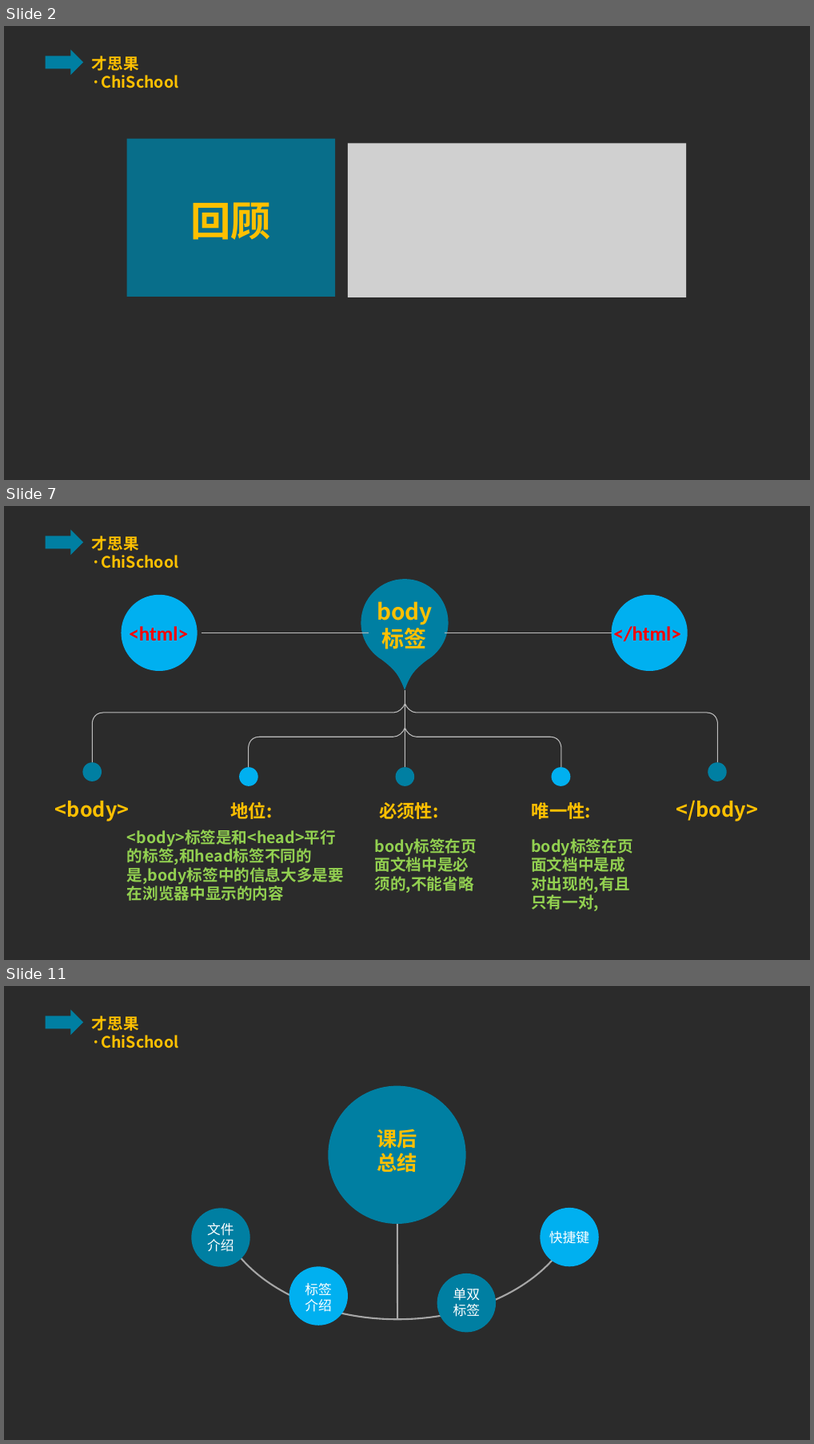
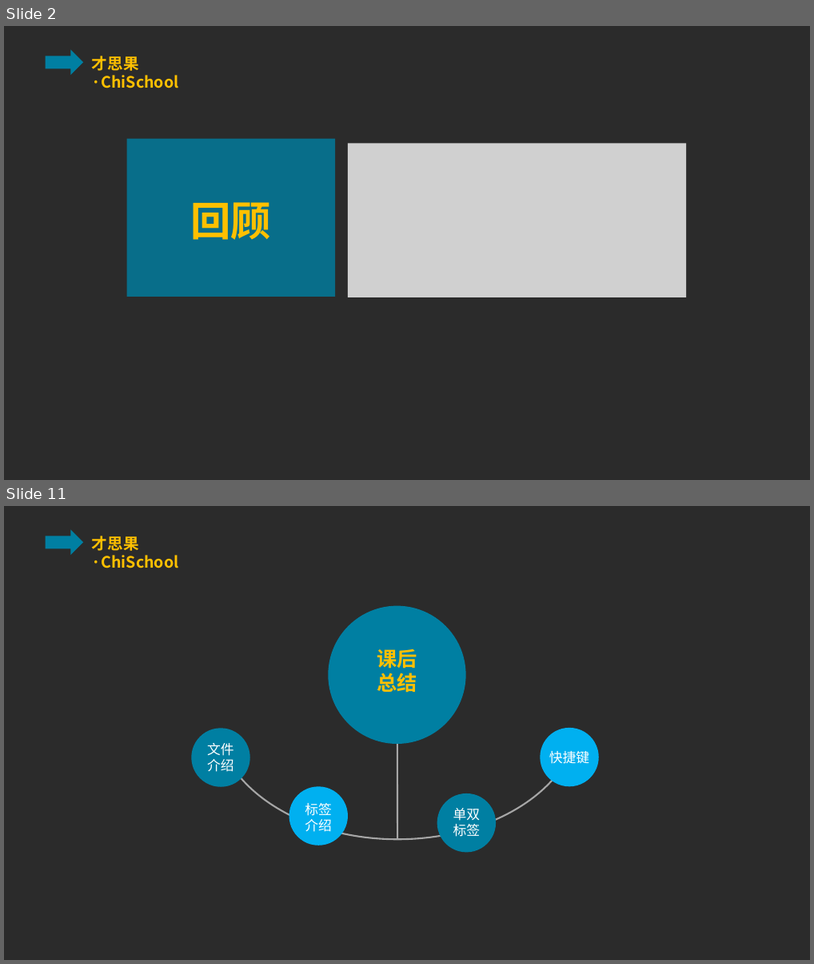
Before and after one commit to ppliu1987/chichool, a slide deck: html/class/lesson_four/lesson_four.pptx. Shown one above the other, each under a label of ours: slides 2, 7 and 11 before the commit, slides 2 and 11 after it; the slides between them are not shown. The pictures are 814x1444 and 814x964 pixels, drawn with LibreOffice and Linux fonts; fonts in the diff are those of the drawing; grey boxes stand for pictures; background and template pictures are left out; a plain dark background stands for a picture behind light text. Boxes give left, top, right and bottom in pixels: in the first picture for what was removed or moved away, otherwise in the second. Text is boxed around its words. In the diff, an @@ line names an element or a change of style, - is before the commit and + after.

```diff
--- a/html/class/lesson_four/lesson_four.pptx
+++ b/html/class/lesson_four/lesson_four.pptx
@@ slide 7 removed at [4,506,810,960], background picture (left out); not listed: 2 template elements that a slide beside it also shows @@
@@ ellipse removed at [121,595,197,671] @@
@@ freeform shape removed at [362,579,448,690] @@
-body标签
@@ ellipse removed at [612,595,688,671] @@
@@ text removed at [129,626,188,641] @@
-<html>
@@ line removed from (202, 632) to (369, 632) @@
@@ line removed from (444, 632) to (612, 632) @@
@@ text removed at [614,626,682,641] @@
-</html>
@@ line removed from (405, 690) to (405, 768) @@
@@ freeform shape removed at [92,704,405,763] @@
@@ freeform shape removed at [406,704,718,763] @@
@@ freeform shape removed at [248,728,405,768] @@
@@ freeform shape removed at [405,728,562,768] @@
@@ ellipse removed at [83,763,102,781] @@
@@ ellipse removed at [239,768,258,786] @@
@@ ellipse removed at [396,768,414,786] @@
@@ ellipse removed at [551,768,571,786] @@
@@ ellipse removed at [708,763,726,781] @@
@@ text removed at [55,800,129,821] @@
-<body>
@@ text removed at [231,801,273,819] @@
-地位:
@@ text removed at [379,802,438,819] @@
-必须性:
@@ text removed at [532,802,591,819] @@
-唯一性:
@@ text removed at [677,800,758,821] @@
-</body>
@@ text removed at [127,829,336,864] @@
-<body>标签是和<head>平行的标签,和head标签不同的是,body标签中的信息大多是要在浏览器中显示的内容
@@ text removed at [375,876,474,892] @@
-body标签在页面文档中是必须的,不能省略
@@ text removed at [531,876,630,911] @@
-body标签在页面文档中是成对出现的,有且只有一对,
```
Also in this commit, not shown: 1 slide changed, 8 slides added, 7 other slides removed.
